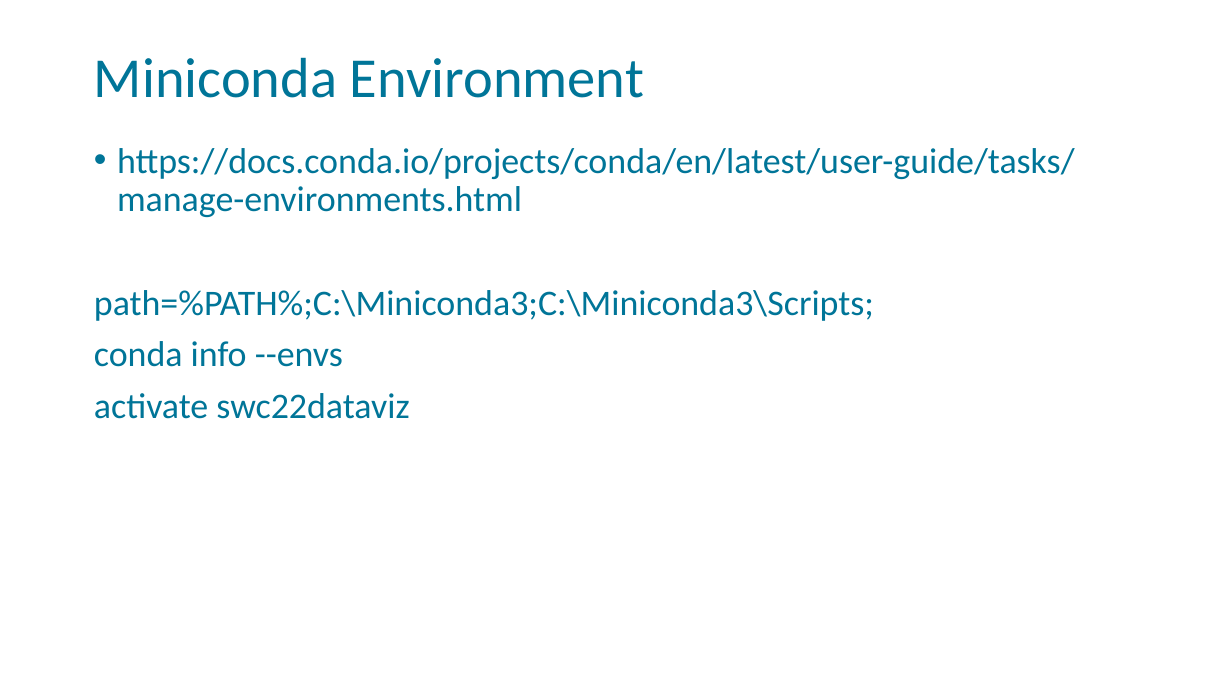
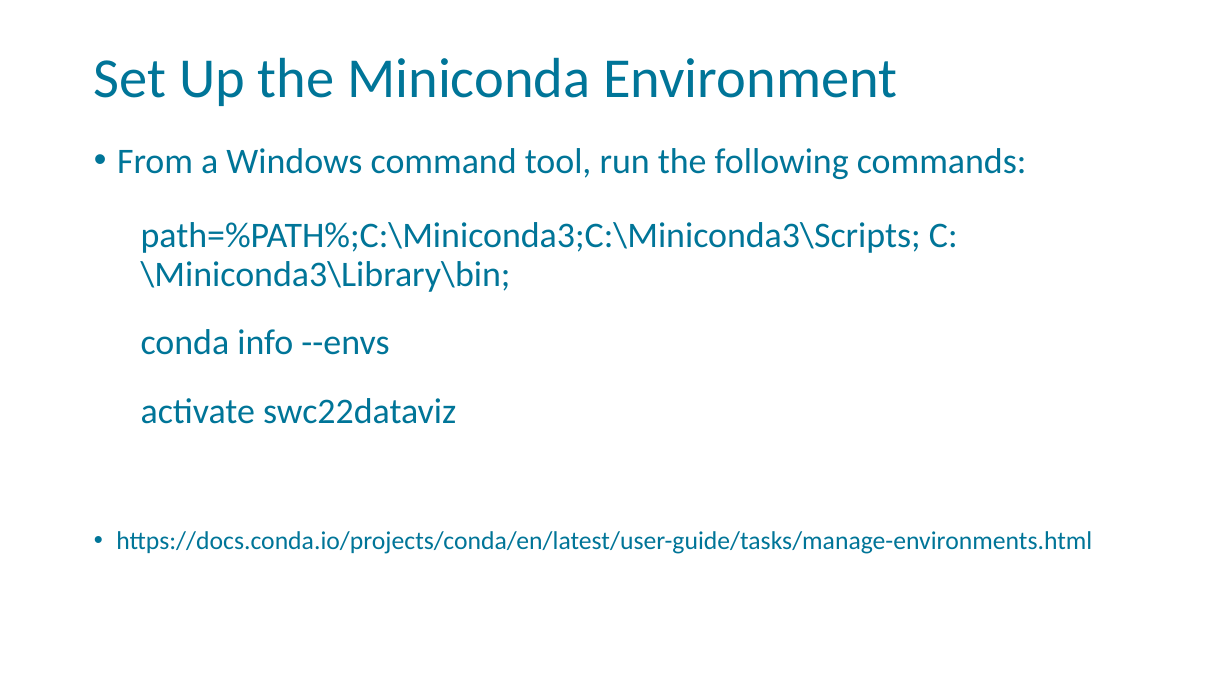
Before and after one commit to ProfSingletary/python-data-viz-workshop, a slide deck: slide 3 of python-dataviz-startup.pptx (slide 2 before the commit). Drawn at 1232x693 pixels with LibreOffice and Linux fonts; fonts in the diff are those of the drawing; background and template pictures are left out. Boxes give left, top, right and bottom in pixels: in the first picture for what was removed or moved away, otherwise in the second. Text is boxed around its words. In the diff, an @@ line names an element or a change of style, - is before the commit and + after.

```diff
--- a/python-dataviz-startup.pptx
+++ b/python-dataviz-startup.pptx
@@ title at (x1=94, y1=57, x2=897, y2=106): text changed @@
-Miniconda Environment
+Set Up the Miniconda Environment
@@ text at (x1=117, y1=148, x2=1027, y2=292): text changed @@
-• https://docs.conda.io/projects/conda/en/latest/user-guide/tasks/manage-environments.html
-path=%PATH%;C:\Miniconda3;C:\Miniconda3\Scripts;
+• From a Windows command tool, run the following commands:
+    path=%PATH%;C:\Miniconda3;C:\Miniconda3\Scripts; C:\Miniconda3\Library\bin;
@@ text at (x1=141, y1=329, x2=456, y2=424): list level 1 to 3 in "conda info --envs"; list level 1 to 3 in "activate swc22dataviz" @@
@@ text at (x1=116, y1=531, x2=1092, y2=554): paragraph added @@
+    • https://docs.conda.io/projects/conda/en/latest/user-guide/tasks/manage-environments.html
```
Also in this commit, not shown: 2 slides added, 5 other files.
